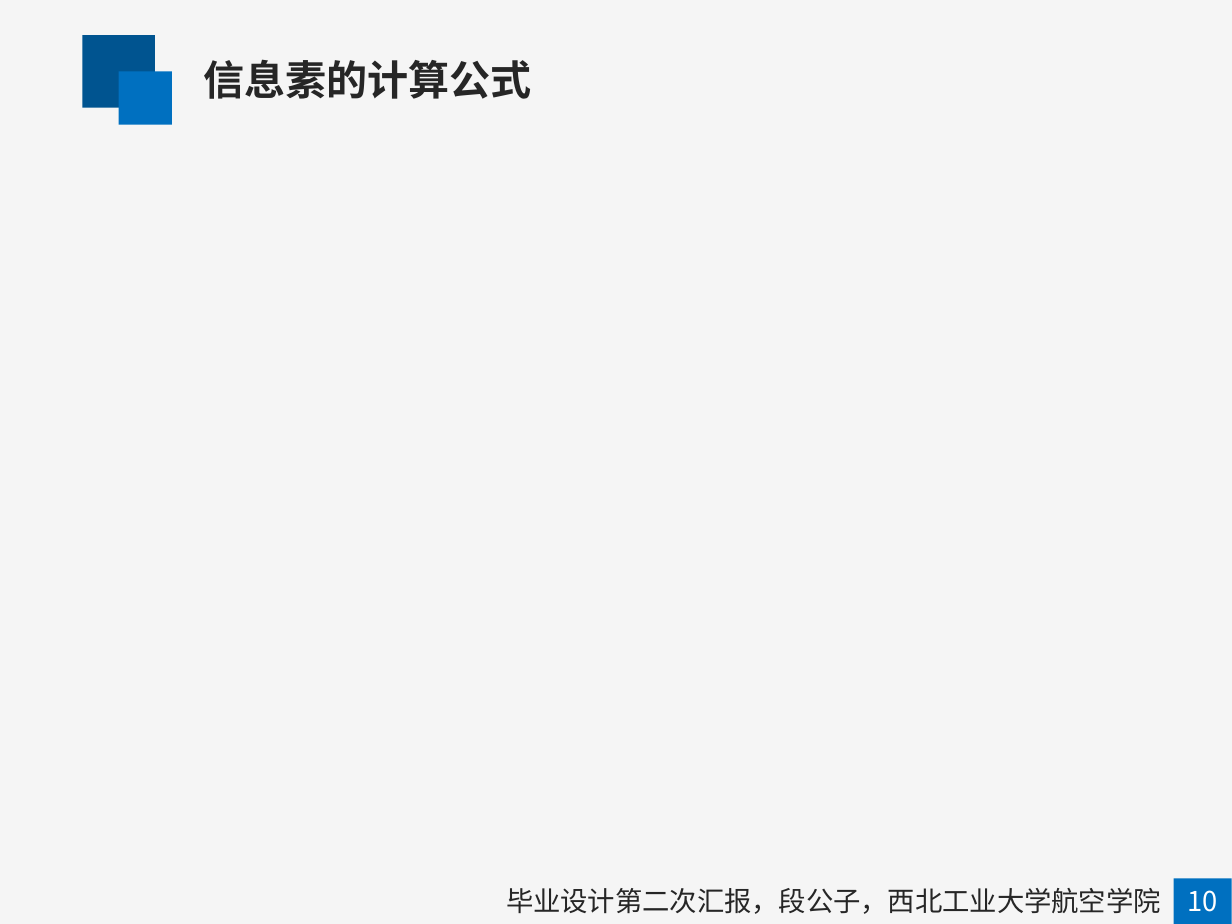
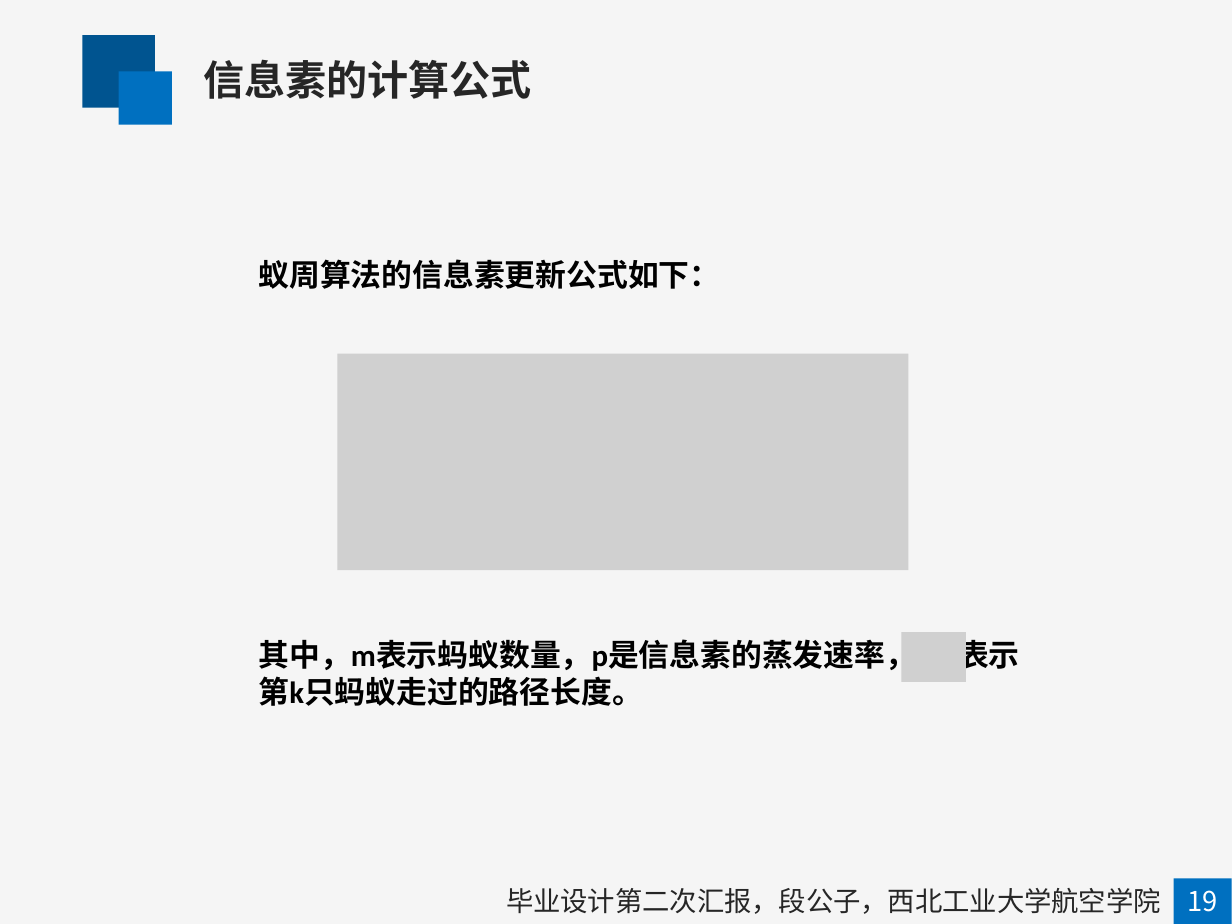
Before and after one commit to mapengfei-nwpu/ant, a slide deck: slide 19 of 蚁群优化算法.pptx (slide 18 before the commit). Drawn at 1232x924 pixels with LibreOffice and Linux fonts; fonts in the diff are those of the drawing; grey boxes stand for pictures. Boxes give left, top, right and bottom in pixels: in the first picture for what was removed or moved away, otherwise in the second. Text is boxed around its words. In the diff, an @@ line names an element or a change of style, - is before the commit and + after.

```diff
--- a/蚁群优化算法.pptx
+++ b/蚁群优化算法.pptx
@@ text added at (259,259,721,289), 18 pt, text #000000, bold @@
+蚁周算法的信息素更新公式如下：
@@ picture added at (338,354,908,570) @@
@@ text added at (259,639,917,706), 18 pt, text #000000, bold @@
+其中，m表示蚂蚁数量，p是信息素的蒸发速率， 表示
+第k只蚂蚁走过的路径长度。
@@ picture added at (902,632,966,681) @@
@@ text at (1187,890,1217,912): text changed @@
-10
+19
```
Also in this commit, not shown: 16 other slides changed, 11 slides added, 2 slides removed, 1 other file.
